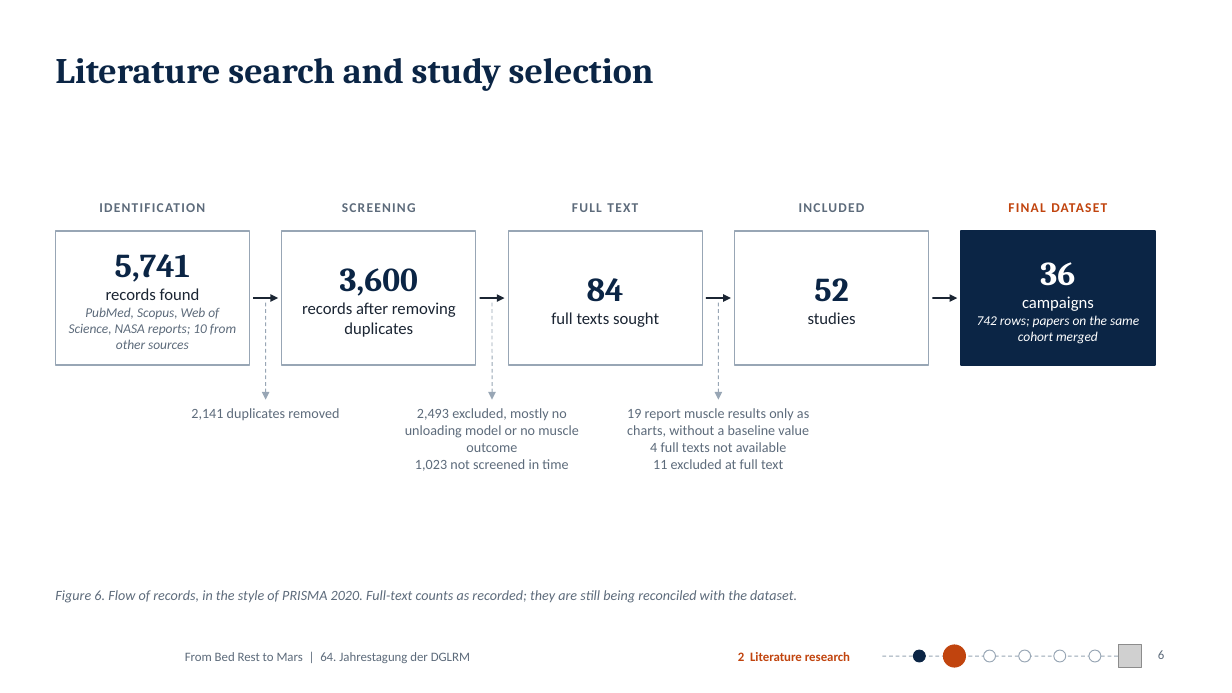
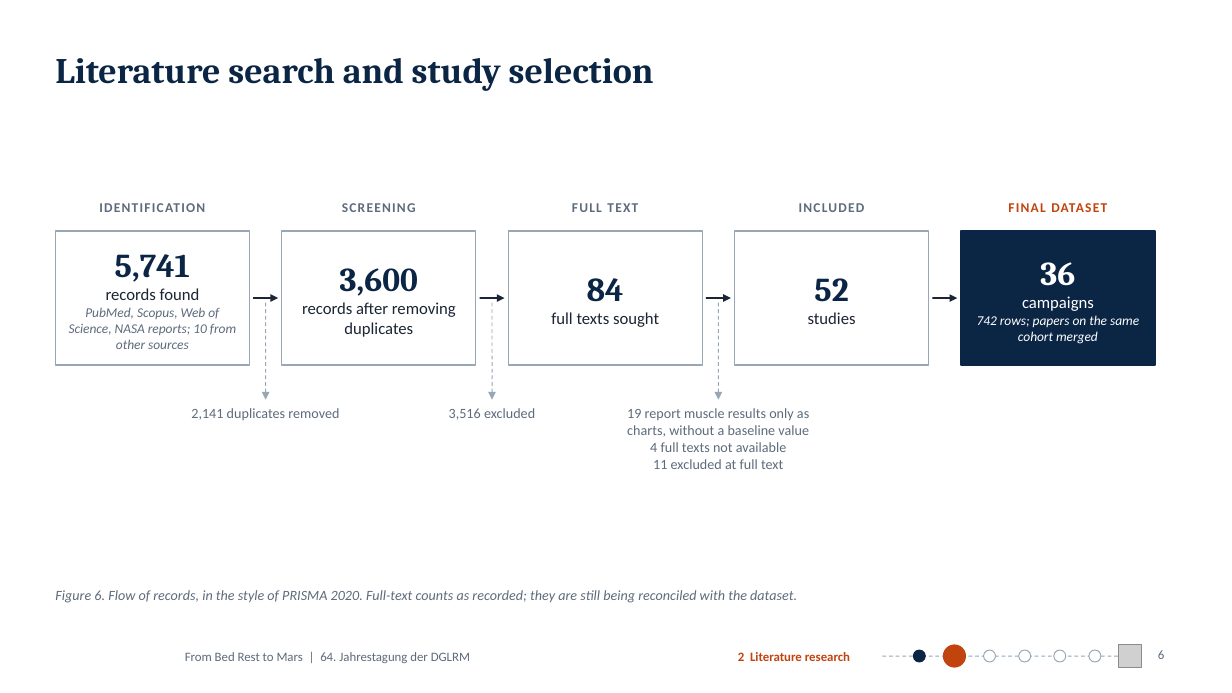
Before and after one commit to MiladBahariQaragoz/BedrestToMars, a slide deck: slide 6 of presentation/bed-rest-to-mars-talk.pptx. Drawn at 1232x693 pixels with LibreOffice and Linux fonts; fonts in the diff are those of the drawing; grey boxes stand for pictures; background and template pictures are left out. Boxes give left, top, right and bottom in pixels: in the first picture for what was removed or moved away, otherwise in the second. Text is boxed around its words. In the diff, an @@ line names an element or a change of style, - is before the commit and + after.

```diff
--- a/presentation/bed-rest-to-mars-talk.pptx
+++ b/presentation/bed-rest-to-mars-talk.pptx
@@ text at box(449, 408, 535, 420): text changed @@
-2,493 excluded, mostly no unloading model or no muscle outcome
-1,023 not screened in time
+3,516 excluded
```
Also in this commit, not shown: 1 other slide changed, 3 other files.
